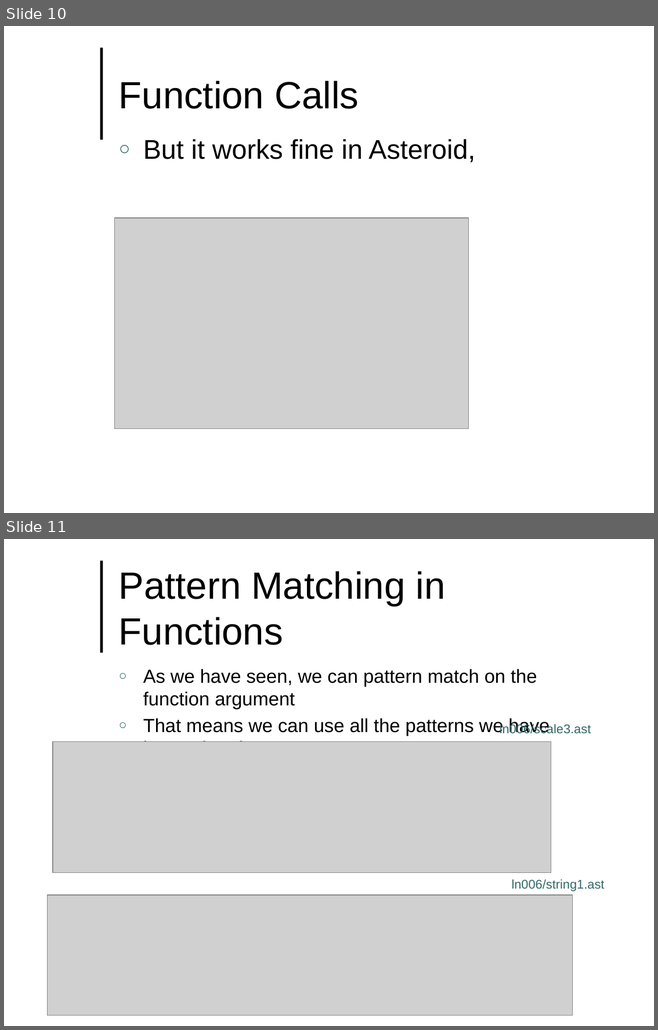
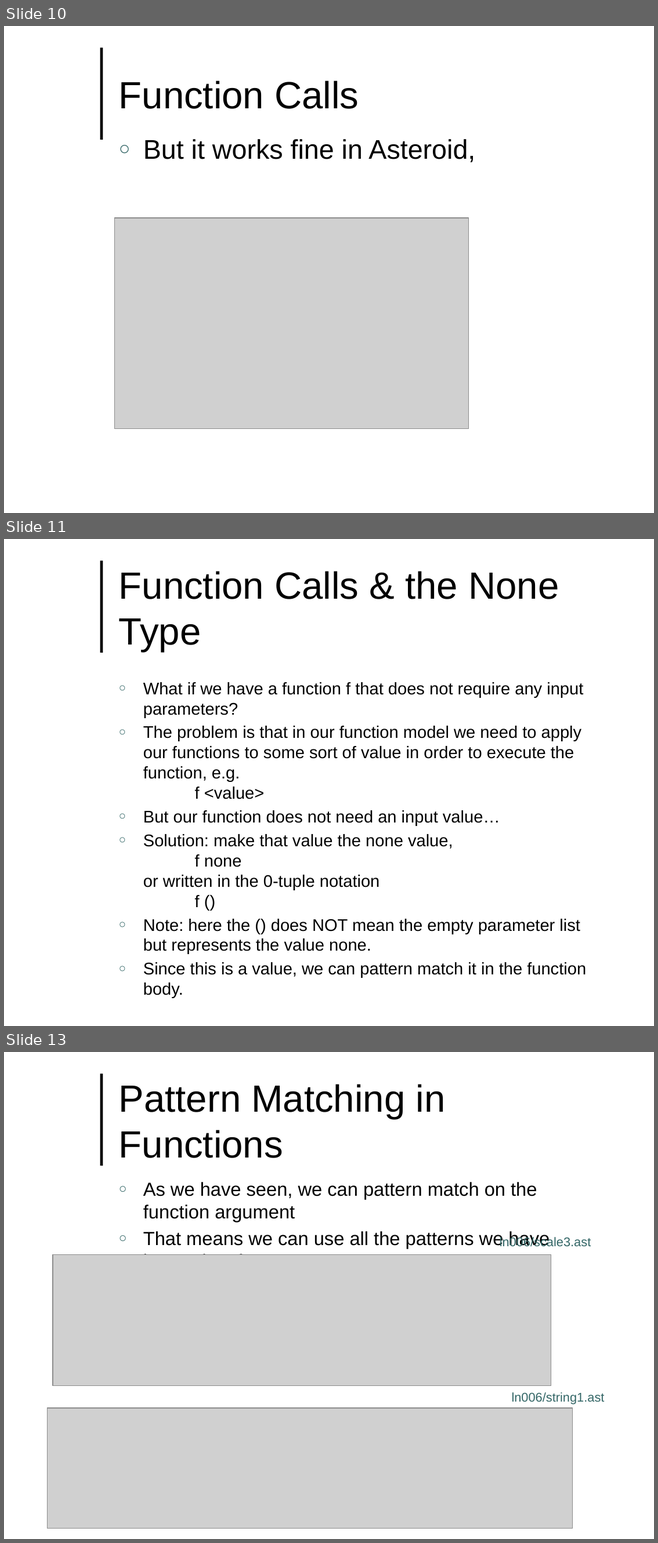
Before and after one commit to lutzhamel/CSC493, a slide deck: notes/csc493-ln006.pptx. Shown one above the other, each under a label of ours: slides 10 and 11 before the commit, slides 10, 11 and 13 after it; the slides between them are not shown. The pictures are 658x1030 and 658x1543 pixels, drawn with LibreOffice and Linux fonts; fonts in the diff are those of the drawing; grey boxes stand for pictures; background and template pictures are left out. Boxes give left, top, right and bottom in pixels: in the first picture for what was removed or moved away, otherwise in the second. Text is boxed around its words. In the diff, an @@ line names an element or a change of style, - is before the commit and + after.

```diff
--- a/notes/csc493-ln006.pptx
+++ b/notes/csc493-ln006.pptx
@@ slide 11 added at (x1=4, y1=539, x2=654, y2=1026), background #FFFFFF; not listed: 1 template element that a slide beside it also shows @@
@@ title added at (x1=119, y1=571, x2=558, y2=652), 42 pt, text #000000 @@
+Function Calls & the None Type
@@ text added at (x1=143, y1=682, x2=586, y2=977), 18.8 pt, text #000000 @@
+○ What if we have a function f that does not require any input parameters?
+○ The problem is that in our function model we need to apply our functions to some sort of value in order to execute the function, e.g.
+  f <value>
+○ But our function does not need an input value…
+○ Solution: make that value the none value,
+  f none
+  or written in the 0-tuple notation
+  f ()
+○ Note: here the () does NOT mean the empty parameter list but represents the value none.
+○ Since this is a value, we can pattern match it in the function body.
@@ what was slide 11 is now slide 13 @@
```
Also in this commit, not shown: 1 other slide added, 5 other files.
